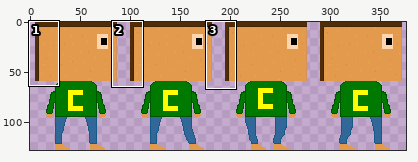
Edited in one commit: sprite sheet (assets/gfx/cloneright.png). The first picture is a wide view before the edit; the outline marks the close-up.
Close-up. As it was:
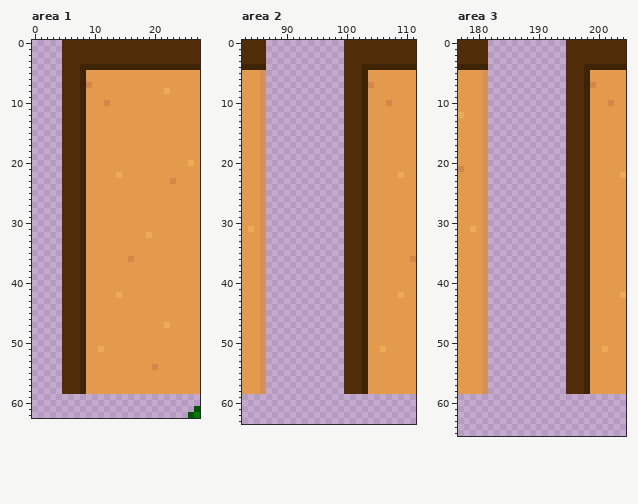
The file is 384x128 pixels. Shown: area 1: x 0..27, y 0..62; area 2: x 83..111, y 0..63; area 3: x 177..204, y 0..65. The wide view leaves out empty margins. The commit also changed other parts of the picture, which this record leaves out.
Now the later version:
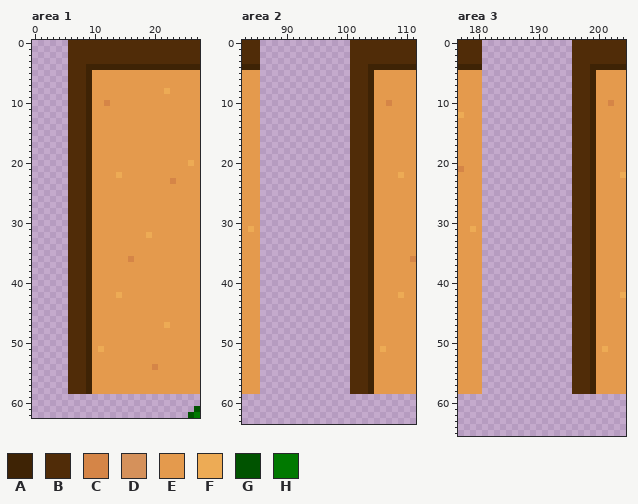
Palette (. is transparent): A #3e2305  B #502c08  C #d58547  D #d5915b  E #e49a4d  F #edab55  G #005300  H #007900
Edits made:
Changed rows in their new state; - is an unchanged pixel.
Area 1:
first column x 5:
 0 .----
 1 .----
 2 .----
 3 .----
 4 .--B-
 5 .--BA
 6 .--BA
 7 .--BA
 8 .--BA
 9 .--BA
10 .--BA
11 .--BA
12 .--BA
13 .--BA
14 .--BA
15 .--BA
16 .--BA
17 .--BA
18 .--BA
19 .--BA
20 .--BA
21 .--BA
22 .--BA
23 .--BA
24 .--BA
25 .--BA
26 .--BA
27 .--BA
28 .--BA
29 .--BA
30 .--BA
31 .--BA
32 .--BA
33 .--BA
34 .--BA
35 .--BA
36 .--BA
37 .--BA
38 .--BA
39 .--BA
40 .--BA
41 .--BA
42 .--BA
43 .--BA
44 .--BA
45 .--BA
46 .--BA
47 .--BA
48 .--BA
49 .--BA
50 .--BA
51 .--BA
52 .--BA
53 .--BA
54 .--BA
55 .--BA
56 .--BA
57 .--BA
58 .--BA
Area 2:
first column x 86:
 0 .-------------.----
 1 .-------------.----
 2 .-------------.----
 3 .-------------.----
 4 .-------------.--B-
 5 .-------------.--BA
 6 .-------------.--BA
 7 .-------------.--BA
 8 .-------------.--BA
 9 .-------------.--BA
10 .-------------.--BA
11 .-------------.--BA
12 .-------------.--BA
13 .-------------.--BA
14 .-------------.--BA
15 .-------------.--BA
16 .-------------.--BA
17 .-------------.--BA
18 .-------------.--BA
19 .-------------.--BA
20 .-------------.--BA
21 .-------------.--BA
22 .-------------.--BA
23 .-------------.--BA
24 .-------------.--BA
25 .-------------.--BA
26 .-------------.--BA
27 .-------------.--BA
28 .-------------.--BA
29 .-------------.--BA
30 .-------------.--BA
31 .-------------.--BA
32 .-------------.--BA
33 .-------------.--BA
34 .-------------.--BA
35 .-------------.--BA
36 .-------------.--BA
37 .-------------.--BA
38 .-------------.--BA
39 .-------------.--BA
40 .-------------.--BA
41 .-------------.--BA
42 .-------------.--BA
43 .-------------.--BA
44 .-------------.--BA
45 .-------------.--BA
46 .-------------.--BA
47 .-------------.--BA
48 .-------------.--BA
49 .-------------.--BA
50 .-------------.--BA
51 .-------------.--BA
52 .-------------.--BA
53 .-------------.--BA
54 .-------------.--BA
55 .-------------.--BA
56 .-------------.--BA
57 .-------------.--BA
58 .-------------.--BA
Area 3:
first column x 181:
 0 .-------------.----
 1 .-------------.----
 2 .-------------.----
 3 .-------------.----
 4 .-------------.--B-
 5 .-------------.--BA
 6 .-------------.--BA
 7 .-------------.--BA
 8 .-------------.--BA
 9 .-------------.--BA
10 .-------------.--BA
11 .-------------.--BA
12 .-------------.--BA
13 .-------------.--BA
14 .-------------.--BA
15 .-------------.--BA
16 .-------------.--BA
17 .-------------.--BA
18 .-------------.--BA
19 .-------------.--BA
20 .-------------.--BA
21 .-------------.--BA
22 .-------------.--BA
23 .-------------.--BA
24 .-------------.--BA
25 .-------------.--BA
26 .-------------.--BA
27 .-------------.--BA
28 .-------------.--BA
29 .-------------.--BA
30 .-------------.--BA
31 .-------------.--BA
32 .-------------.--BA
33 .-------------.--BA
34 .-------------.--BA
35 .-------------.--BA
36 .-------------.--BA
37 .-------------.--BA
38 .-------------.--BA
39 .-------------.--BA
40 .-------------.--BA
41 .-------------.--BA
42 .-------------.--BA
43 .-------------.--BA
44 .-------------.--BA
45 .-------------.--BA
46 .-------------.--BA
47 .-------------.--BA
48 .-------------.--BA
49 .-------------.--BA
50 .-------------.--BA
51 .-------------.--BA
52 .-------------.--BA
53 .-------------.--BA
54 .-------------.--BA
55 .-------------.--BA
56 .-------------.--BA
57 .-------------.--BA
58 .-------------.--BA
